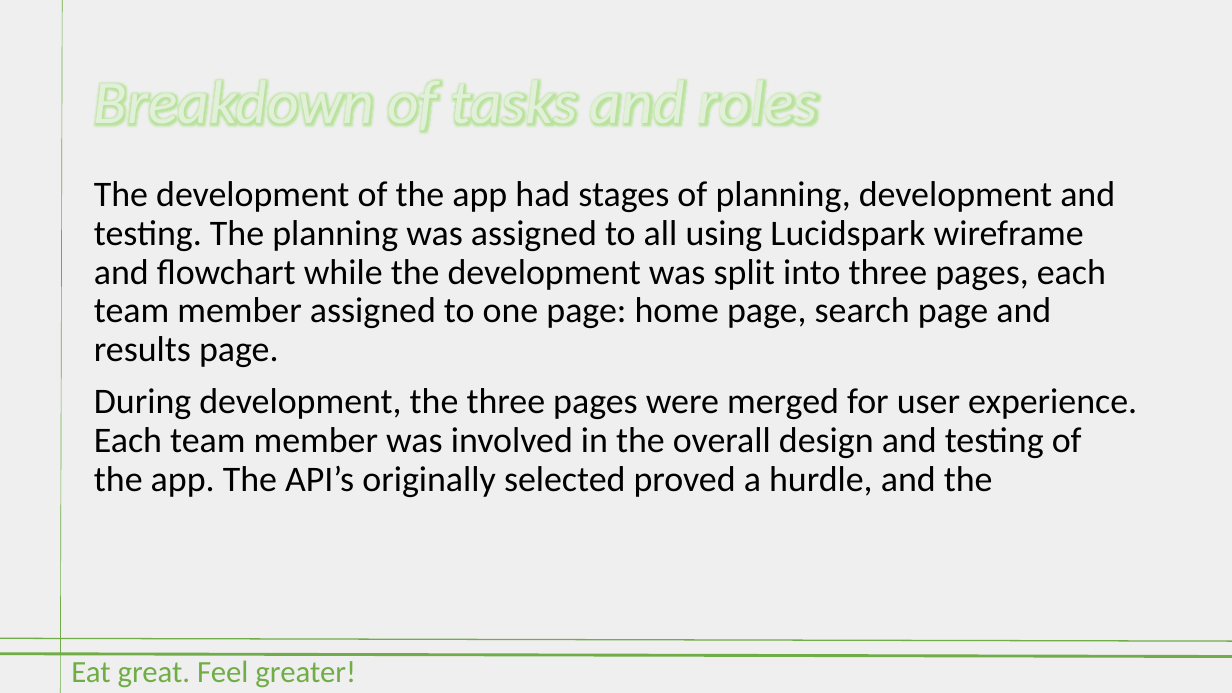
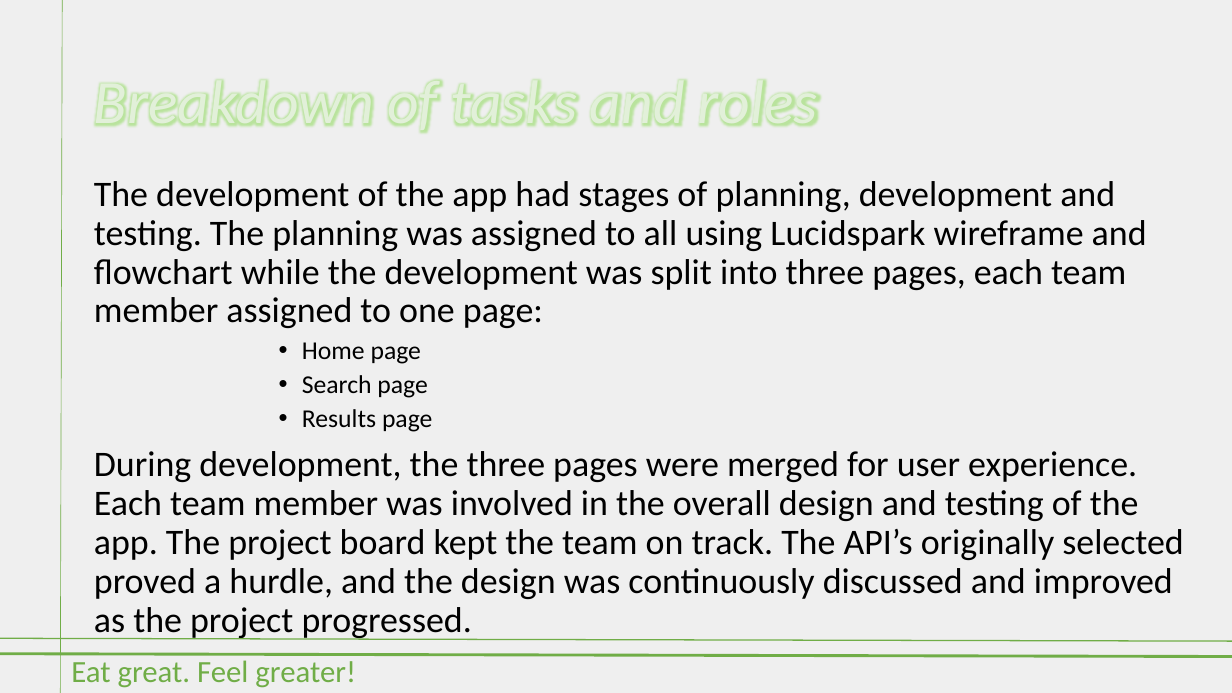
Before and after one commit to stanno03/Fridge-Fren, a slide deck: slide 7 of Fridge Fren.pptx (slide 6 before the commit). Drawn at 1232x693 pixels with LibreOffice and Linux fonts; fonts in the diff are those of the drawing. Boxes give left, top, right and bottom in pixels: in the first picture for what was removed or moved away, otherwise in the second. Text is boxed around its words. In the diff, an @@ line names an element or a change of style, - is before the commit and + after.

```diff
--- a/Fridge Fren.pptx
+++ b/Fridge Fren.pptx
@@ text at <box>94,181,1183,640</box>: text changed @@
-The development of the app had stages of planning, development and testing. The planning was assigned to all using Lucidspark wireframe and flowchart while the development was split into three pages, each team member assigned to one page: home page, search page and results page.
-During development, the three pages were merged for user experience. Each team member was involved in the overall design and testing of the app. The API’s originally selected proved a hurdle, and the
+The development of the app had stages of planning, development and testing. The planning was assigned to all using Lucidspark wireframe and flowchart while the development was split into three pages, each team member assigned to one page:
+        • Home page
+        • Search page
+        • Results page
+During development, the three pages were merged for user experience. Each team member was involved in the overall design and testing of the app. The project board kept the team on track. The API’s originally selected proved a hurdle, and the design was continuously discussed and improved as the project progressed.
```
Also in this commit, not shown: 9 other slides changed.
